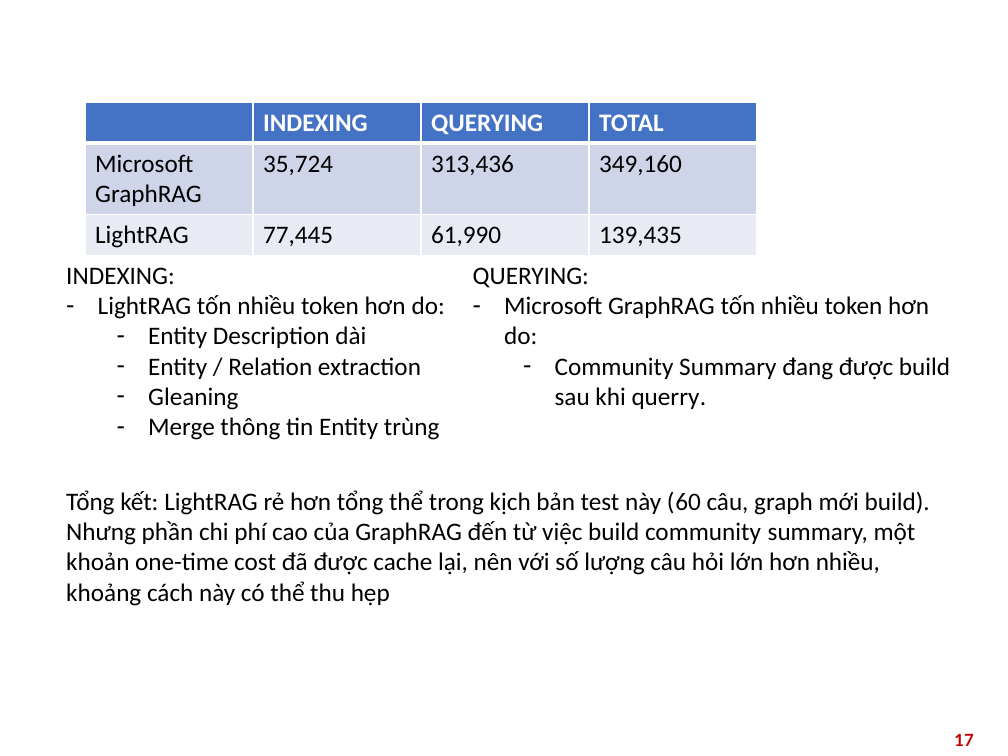
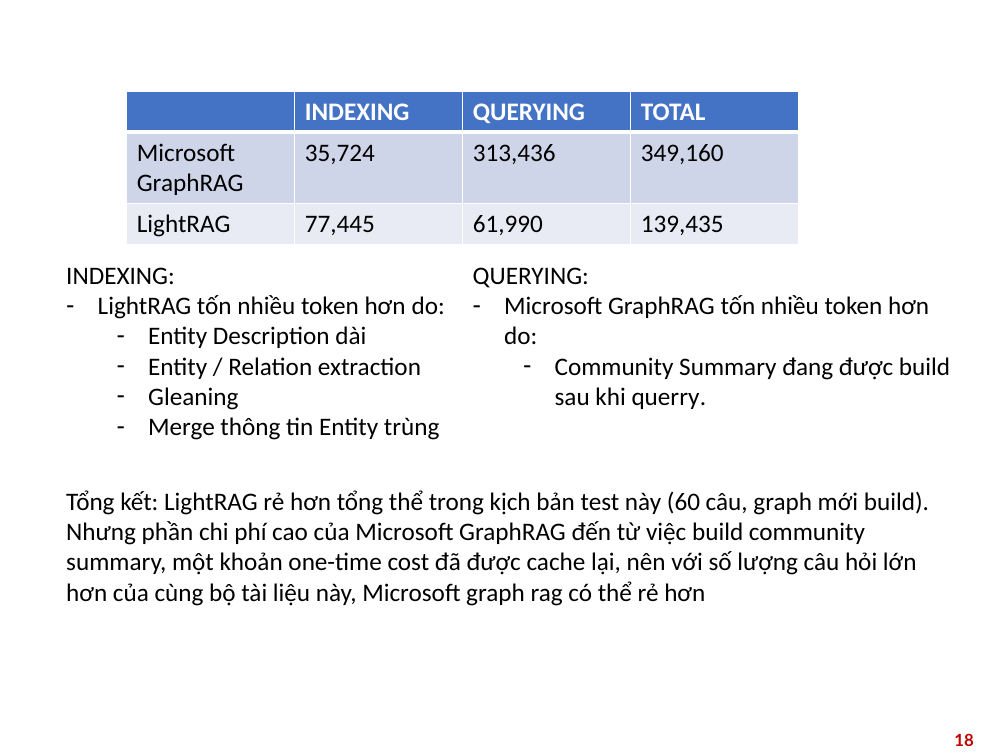
Before and after one commit to hung2388/GraphRAG, a slide deck: slide 18 of docs/slides/graphRAG3.pptx (slide 17 before the commit). Drawn at 1008x756 pixels with LibreOffice and Linux fonts; fonts in the diff are those of the drawing; background and template pictures are left out. Boxes give left, top, right and bottom in pixels: in the first picture for what was removed or moved away, otherwise in the second. Text is boxed around its words. In the diff, an @@ line names an element or a change of style, - is before the commit and + after.

```diff
--- a/docs/slides/graphRAG3.pptx
+++ b/docs/slides/graphRAG3.pptx
@@ table: place and size @@
-table at box(85, 102, 758, 254)
+table at box(127, 92, 800, 244)
@@ text at box(66, 490, 929, 606): text changed @@
-Tổng kết: LightRAG rẻ hơn tổng thể trong kịch bản test này (60 câu, graph mới build). Nhưng phần chi phí cao của GraphRAG đến từ việc build community summary, một khoản one-time cost đã được cache lại, nên với số lượng câu hỏi lớn hơn nhiều, khoảng cách này có thể thu hẹp
+Tổng kết: LightRAG rẻ hơn tổng thể trong kịch bản test này (60 câu, graph mới build). Nhưng phần chi phí cao của Microsoft GraphRAG đến từ việc build community summary, một khoản one-time cost đã được cache lại, nên với số lượng câu hỏi lớn hơn của cùng bộ tài liệu này, Microsoft graph rag có thể rẻ hơn
@@ page number at box(954, 733, 973, 746): text changed @@
-17
+18
```
Also in this commit, not shown: 1 other slide changed, 1 slide added.
